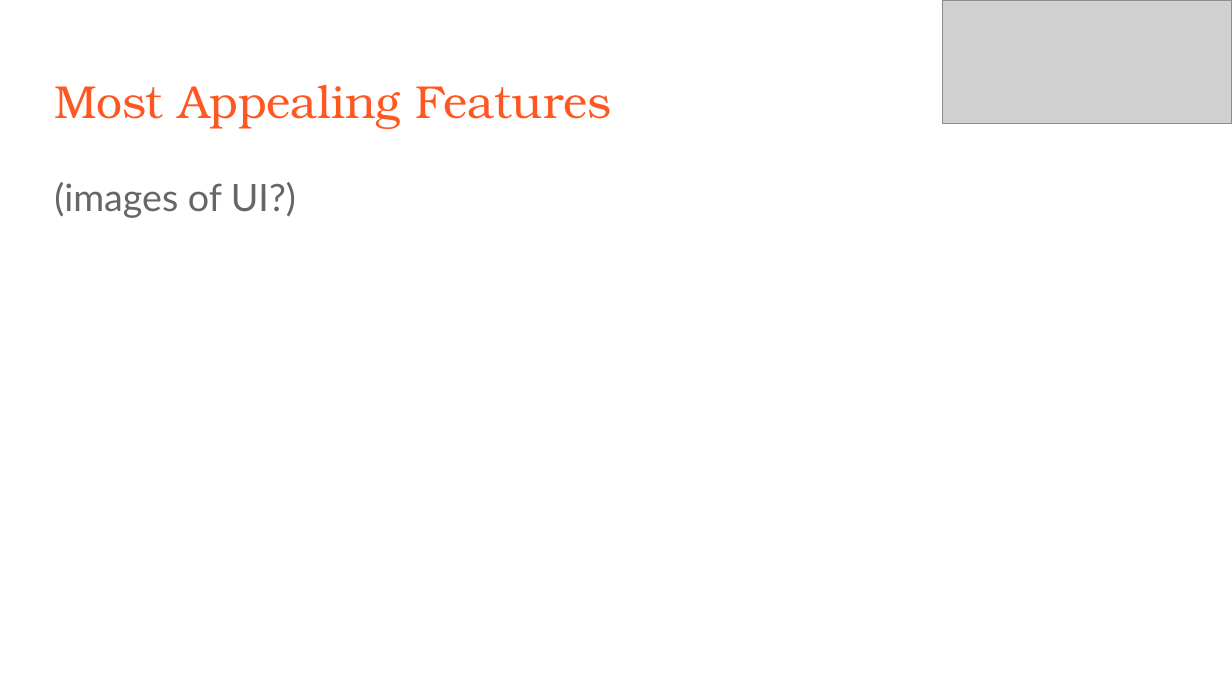
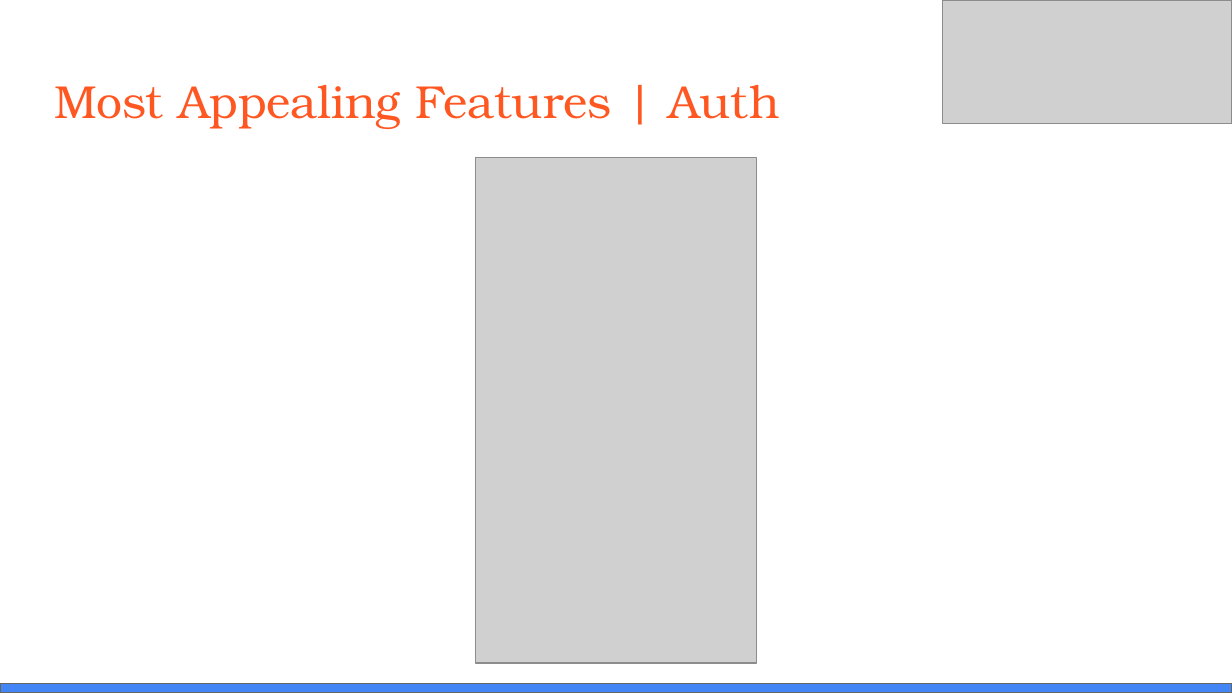
Before and after one commit to tmyarow/CS3704_Project, a slide deck: slide 4 of Restaurant Automation - Final Presentation.pptx. Drawn at 1232x693 pixels with LibreOffice and Linux fonts; fonts in the diff are those of the drawing; grey boxes stand for pictures. Boxes give left, top, right and bottom in pixels: in the first picture for what was removed or moved away, otherwise in the second. Text is boxed around its words. In the diff, an @@ line names an element or a change of style, - is before the commit and + after.

Commit message:
adding final version of presentation

```diff
--- a/Restaurant Automation - Final Presentation.pptx
+++ b/Restaurant Automation - Final Presentation.pptx
@@ title at bbox=[54, 85, 780, 129]: text changed @@
-Most Appealing Features
+Most Appealing Features | Auth
@@ picture added at bbox=[476, 158, 756, 663] @@
@@ text removed at bbox=[54, 182, 296, 218] @@
-(images of UI?)
@@ rectangle added at bbox=[0, 684, 1232, 693], fill #4285F4, outline #666666 0.75 pt @@
```
Also in this commit, not shown: 3 other slides changed, 6 slides added, 3 slides removed.
